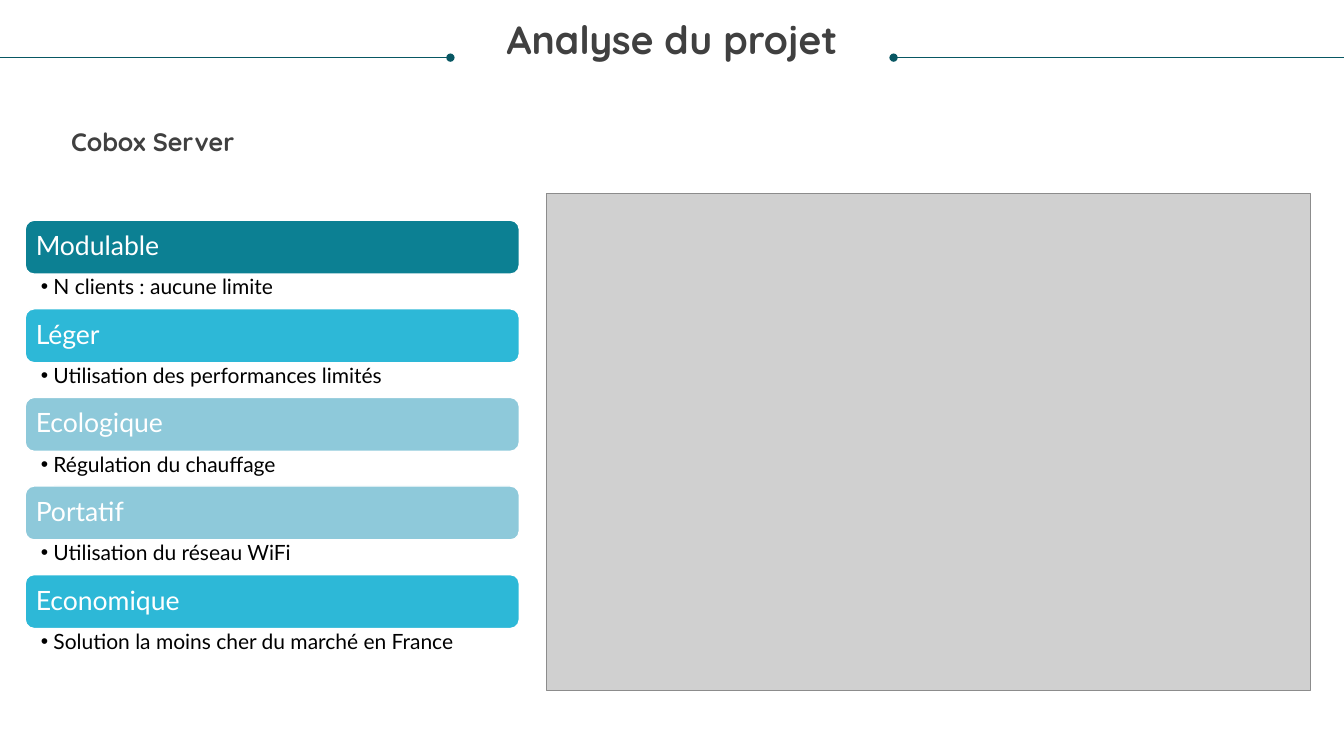
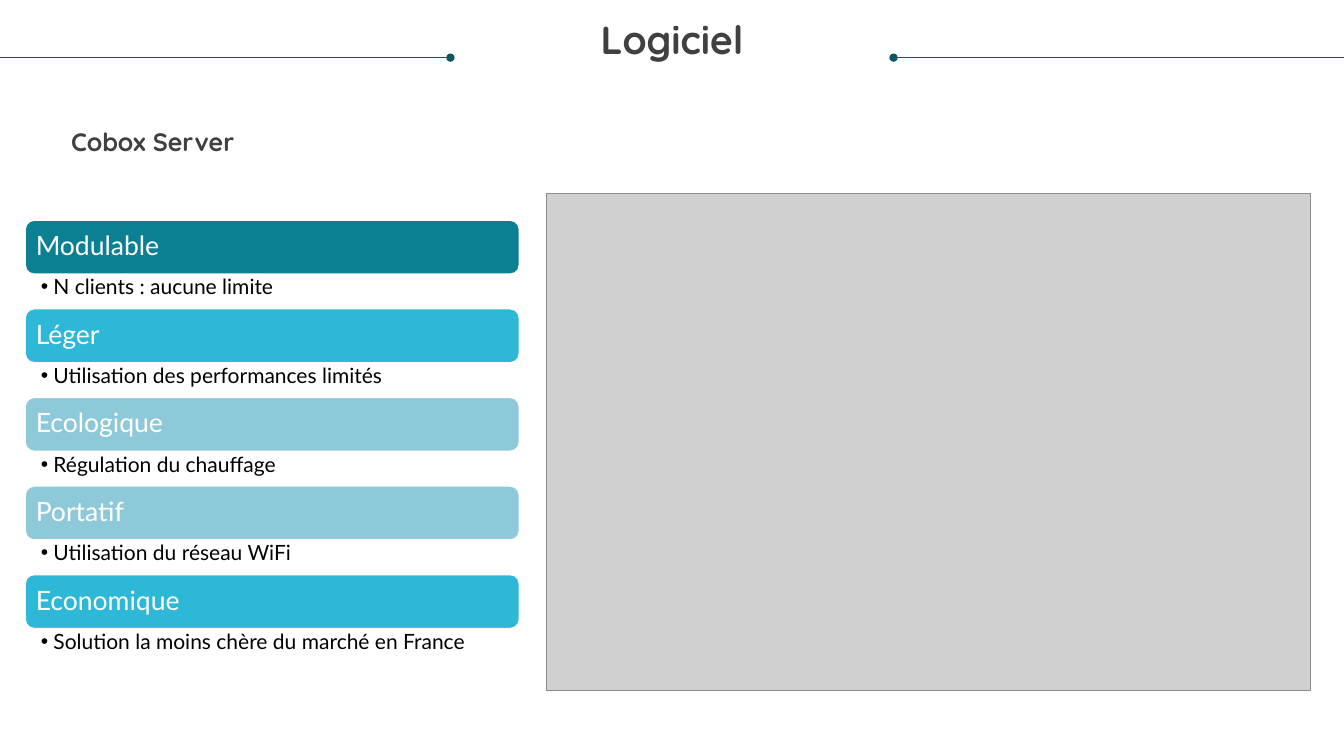
Before and after one commit to hackersoft13/Cobox, a slide deck: slide 11 of Doc/Cobox.pptx (slide 10 before the commit). Drawn at 1344x756 pixels with LibreOffice and Linux fonts; fonts in the diff are those of the drawing; grey boxes stand for pictures. Boxes give left, top, right and bottom in pixels: in the first picture for what was removed or moved away, otherwise in the second. Text is boxed around its words. In the diff, an @@ line names an element or a change of style, - is before the commit and + after.

```diff
--- a/Doc/Cobox.pptx
+++ b/Doc/Cobox.pptx
@@ text at <box>601,25,744,62</box>: text changed @@
-Analyse du projet
+Logiciel
@@ text at <box>53,633,465,649</box>: text changed @@
-  •• Solution la moins cher du marché en France
+  •• Solution la moins chère du marché en France
```
Also in this commit, not shown: 7 other slides changed, 5 slides added, 1 slide removed.
